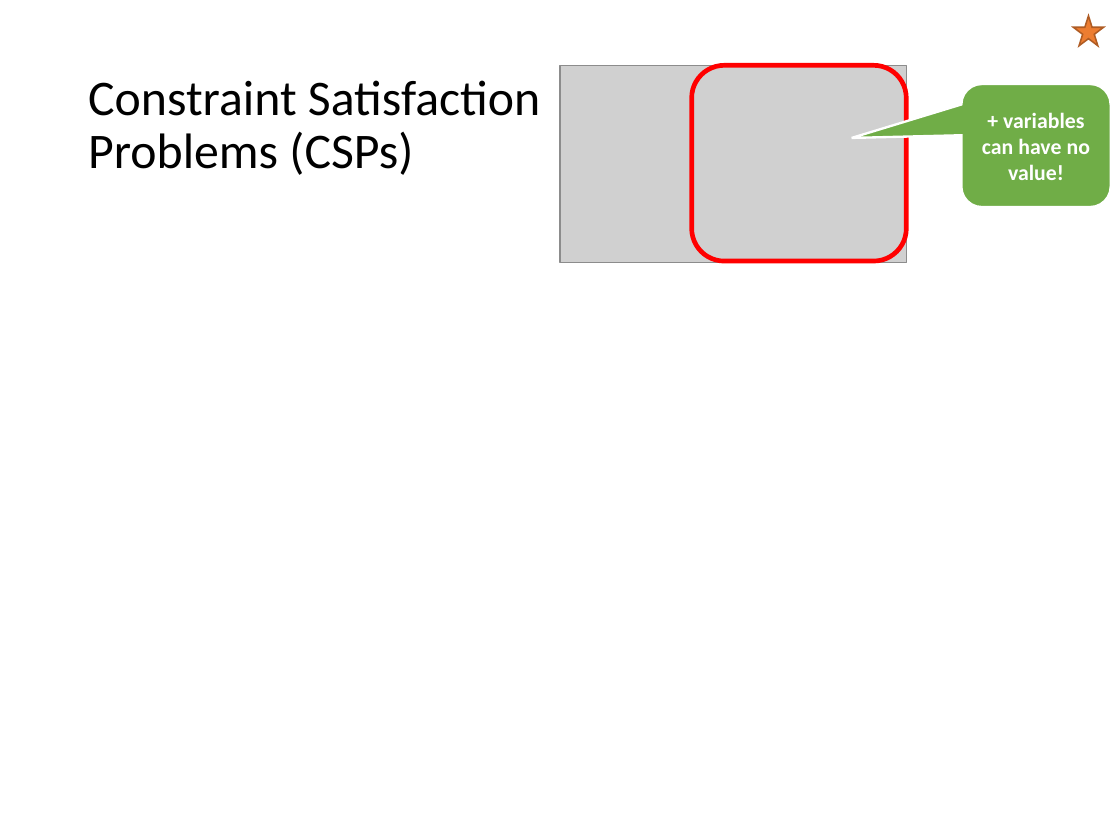
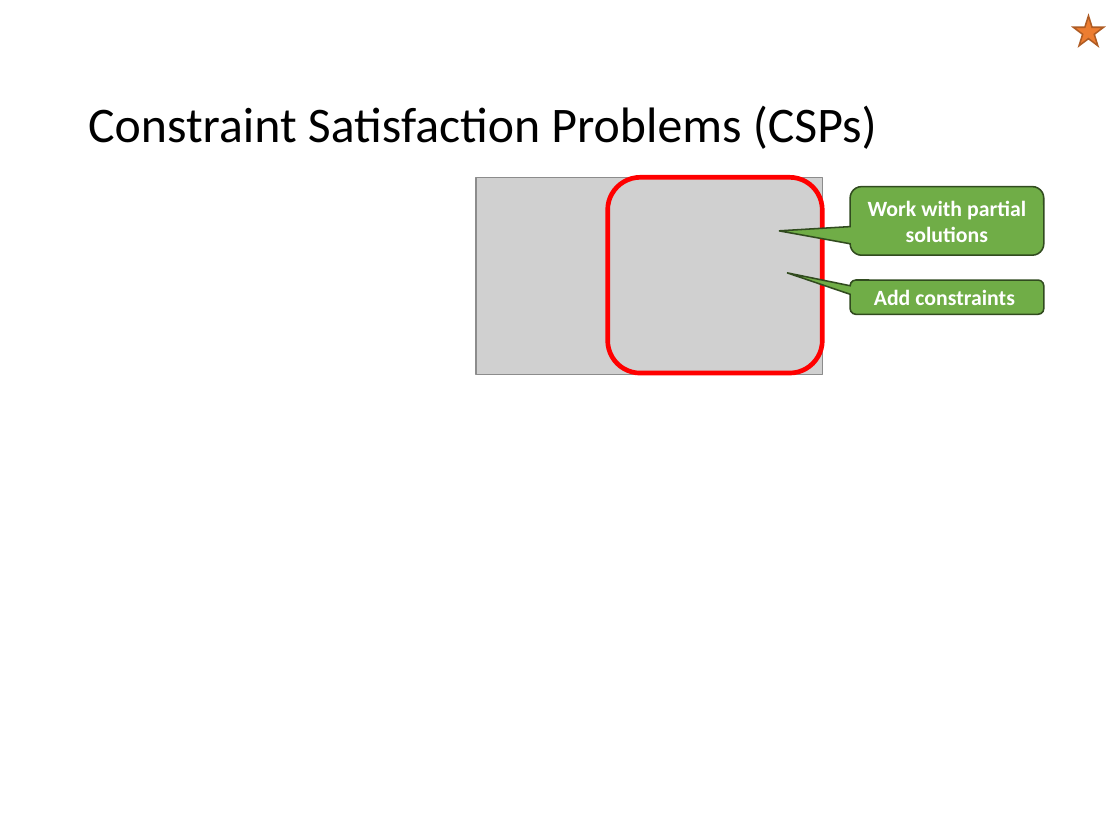
Before and after one commit to mhahsler/CS7320-AI, a slide deck: slide 2 of slides/06_CSP.pptx. Drawn at 1120x840 pixels with LibreOffice and Linux fonts; fonts in the diff are those of the drawing; grey boxes stand for pictures. Boxes give left, top, right and bottom in pixels: in the first picture for what was removed or moved away, otherwise in the second. Text is boxed around its words. In the diff, an @@ line names an element or a change of style, - is before the commit and + after.

```diff
--- a/slides/06_CSP.pptx
+++ b/slides/06_CSP.pptx
@@ title "Constraint Satisfaction Problems (CSPs)" rewrapped from <box>88,80,540,175</box> to <box>88,105,877,149</box> @@
@@ rounded speech box removed at <box>961,84,1110,207</box> @@
-+ variables can have no value!
@@ picture: place and size @@
-picture at <box>560,65,906,262</box>
+picture at <box>476,177,822,374</box>
@@ rounded rectangle: place and size @@
-rounded rectangle at <box>692,65,907,261</box>
+rounded rectangle at <box>608,177,823,373</box>
@@ rounded speech box added at <box>850,187,1044,255</box>, fill #70AD47, outline #314C1F 1 pt, 14 pt, text #FFFFFF, bold @@
+Work with partial solutions
@@ rounded speech box added at <box>850,280,1044,315</box>, fill #70AD47, outline #314C1F 1 pt, 14 pt, text #FFFFFF, bold @@
+Add constraints
```
Also in this commit, not shown: 5 other slides changed, 1 slide added, 1 other file.
